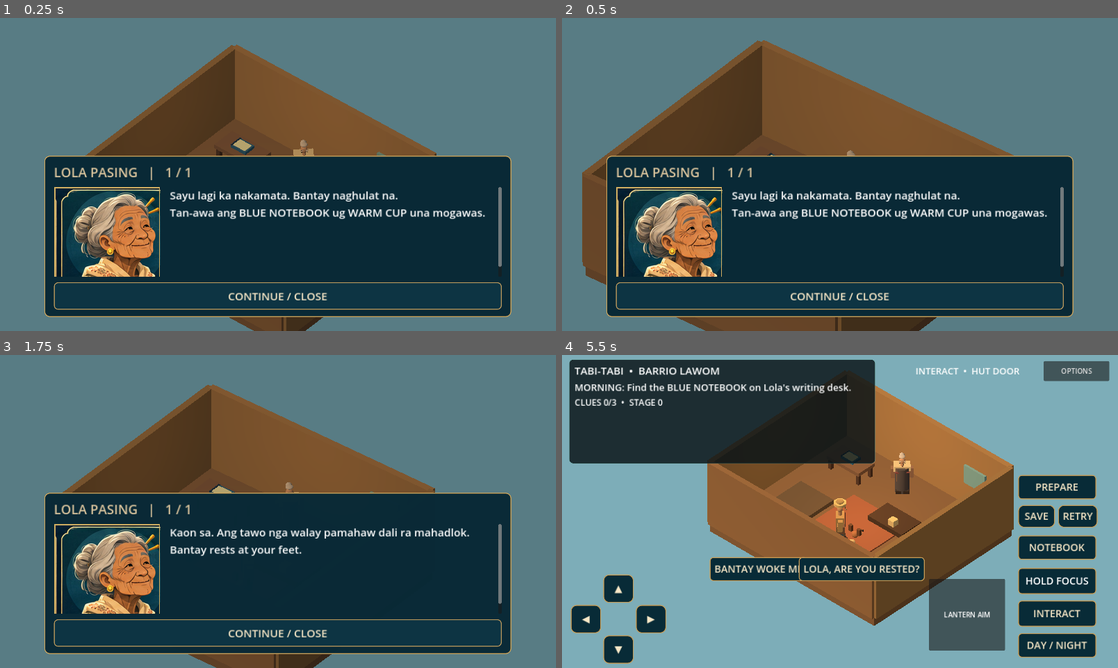
Above: before the commit, frames 1-4 (two rows, left to right).
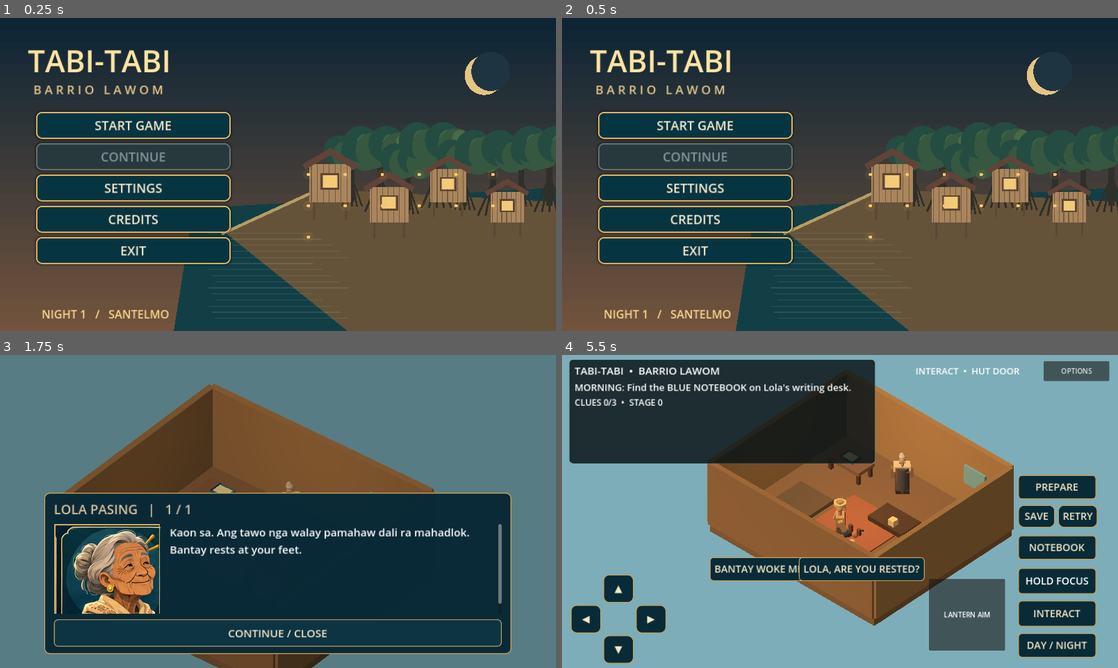
Above: after the commit, the same moments.

Repository: LokiJ07/Tabi-tabi
Game: Godot game, scene res://scenes/title.tscn
The game is run twice, just before and just after one commit, with the same random seed, the same clock (stepped at 60 frames per second) and the same inputs. Before the commit the project starts from res://scenes/main.tscn.
Inputs (mouse positions are in pixels of both pictures, inside the frame that each line leads up to):
- Up to frame 1 (0.25 s): no input
- Up to frame 2 (0.5 s): no input
- Up to frame 3 (1.75 s): click (133, 461) at 0.5 s, where only the run after the commit has a clickable "START GAME"; tap Enter (ui_accept) at 1.25, 1.52 s; move the mouse to (400, 495) at 1.27 s; hold Right (ui_right) from 1.28 s (still down); click (400, 495) at 1.42 s
- Up to frame 4 (5.5 s): release Right (ui_right) at 2 s; drag from (728, 527) to (812, 574) at 2.02 s; move the mouse to (895, 442) at 2.77 s; hold Right (ui_right) 2.78-3.5 s; tap Enter (ui_accept) at 3.5, 5.27 s; drag from (812, 574) to (673, 464) at 3.52 s; click "RETRY" at 4.25 s; move the mouse to (1006, 558) at 5.02 s; hold Left (ui_left) from 5.03 s (still down)

The runs differ from the first frame. In frame 1, 92% of the frame differs, in the area x 0-100%, y 0-100%; in frame 2, 91%; in frame 3, 0.4%; in frame 4, less than 0.1%.

Commit message:
feat(night1): launch interactive title screen and set real project icon

Diff:
--- a/project.godot
+++ b/project.godot
@@ -4,7 +4,8 @@
 
 [application]
 config/name="TABI-TABI"
-run/main_scene="res://scenes/main.tscn"
+run/main_scene="res://scenes/title.tscn"
+config/icon="res://assets/branding/tabi_tabi_icon.svg"
 config/features=PackedStringArray("4.3", "GL Compatibility")
 config/description="Barrio Lawom — Night 1 vertical slice"
 
